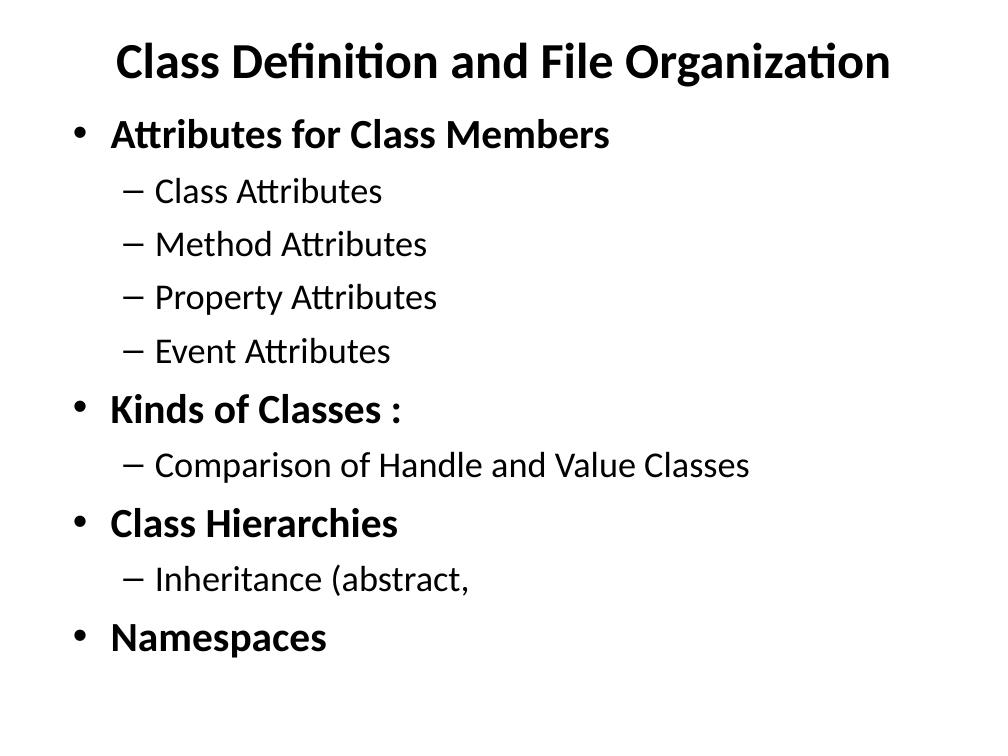
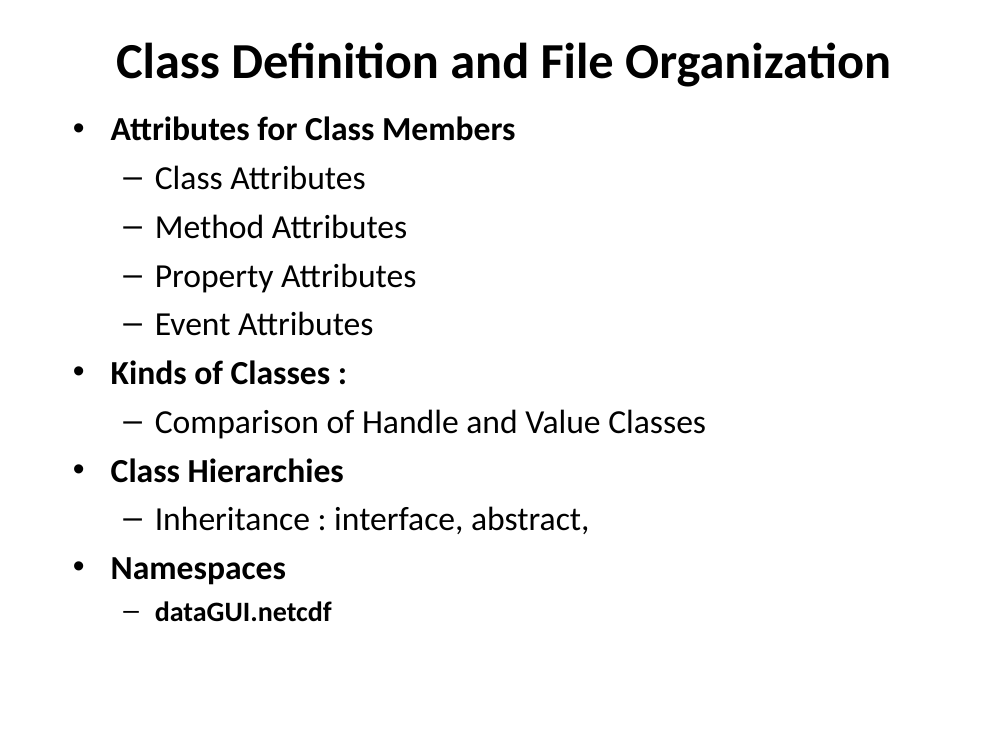
Before and after one commit to jgrelet/course-object-programing-with-Matlab, a slide deck: slide 16 of Introduction à la programmation objet avec Matlab.ppt. Drawn at 1008x756 pixels with LibreOffice and Linux fonts; fonts in the diff are those of the drawing. Boxes give left, top, right and bottom in pixels: in the first picture for what was removed or moved away, otherwise in the second. Text is boxed around its words. In the diff, an @@ line names an element or a change of style, - is before the commit and + after.

```diff
--- a/Introduction à la programmation objet avec Matlab.ppt
+++ b/Introduction à la programmation objet avec Matlab.ppt
@@ text at (111,116,706,585): size 29.6 to 24 pt in "Attributes for Class Members", "Kinds of Classes :", "Class Hierarchies", "Namespaces"; size 25.9 to 24 pt in "Class Attributes", "Method Attributes", "Property Attributes", "Event Attributes" and 1 more places; less space between paragraphs @@
@@ text at (155,506,589,534): text changed; size 25.9 to 24 pt @@
-  – Inheritance (abstract,
+  – Inheritance : interface, abstract,
@@ text at (155,601,332,622): paragraph added @@
+  – dataGUI.netcdf
```
Also in this commit, not shown: 4 other slides changed, 12 slides added, 10 slides removed, 8 other files.
